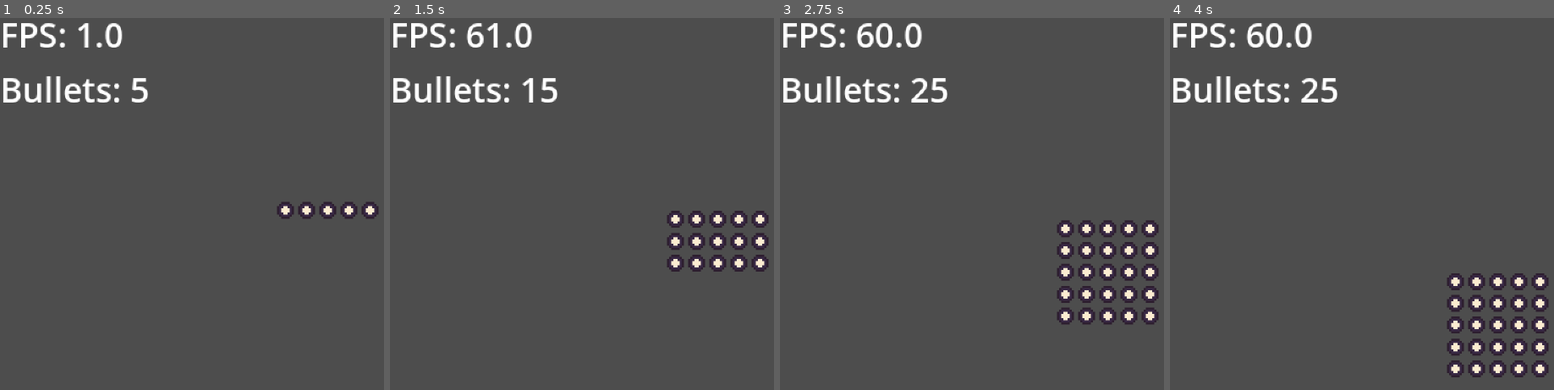
Above: before the commit, frames 1-4 (left to right).
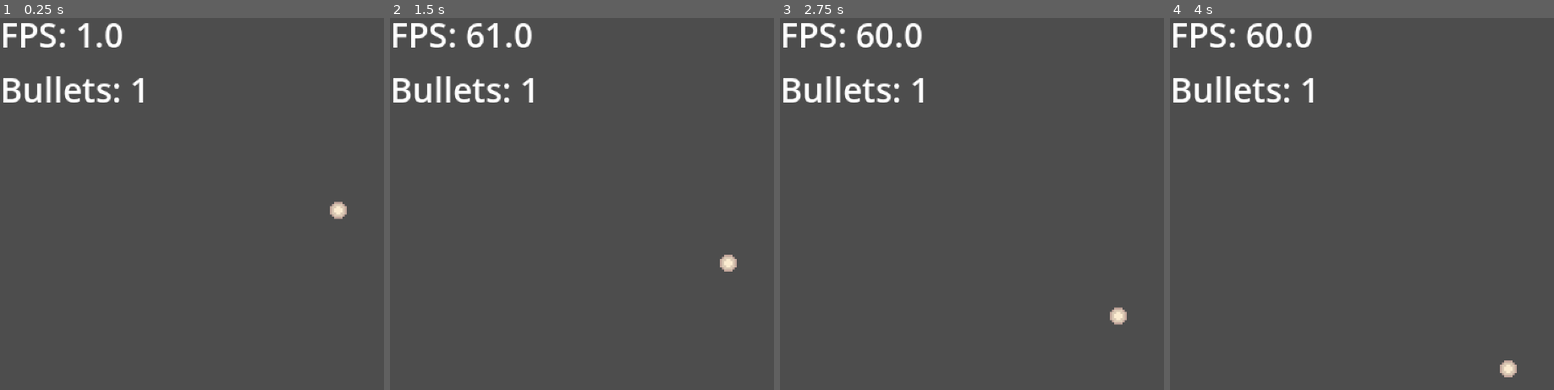
Above: after the commit, the same moments.

Repository: storkgreen25/Another-One-Bullet-Hell-Engine--Godot-
Game: Godot game, scene res://world.tscn
Same seed, same stepped clock (60 frames per second), same inputs: the game is played once before the commit and once after it.
Inputs:
- Up to frame 1 (0.25 s): no input
- Up to frame 2 (1.5 s): no input
- Up to frame 3 (2.75 s): no input
- Up to frame 4 (4 s): no input

The runs differ from the first frame. In frame 1, 1.0% of the frame differs, in the area x 34-99%, y 16-55%; in frame 2, 2.6%; in frame 3, 4.3%, in the area x 34-99%, y 16-83%; in frame 4, 4.3%.

Commit message:
Update world.tscn

Diff:
--- a/world.tscn
+++ b/world.tscn
@@ -1,25 +1,12 @@
-[gd_scene load_steps=8 format=3 uid="uid://bfcgkti04dtth"]
+[gd_scene load_steps=6 format=3 uid="uid://bfcgkti04dtth"]
 
 [ext_resource type="Script" uid="uid://boj1bnpwwnauk" path="res://world.gd" id="1_tlwt5"]
 [ext_resource type="Script" uid="uid://b2pn4boatm3ko" path="res://spawners/spawner_projectiles.gd" id="2_aqk2v"]
 [ext_resource type="Script" uid="uid://dwn3fd1taydem" path="res://spawners/spawner_projectiles_stats.gd" id="3_aqk2v"]
-[ext_resource type="Script" uid="uid://bdnw44xk5o1b5" path="res://projectiles/projectile_stats.gd" id="4_036b0"]
 [ext_resource type="PackedScene" uid="uid://wxd5xgcicofa" path="res://projectiles/default_bullet.tscn" id="5_036b0"]
-
-[sub_resource type="Resource" id="Resource_036b0"]
-script = ExtResource("4_036b0")
-speed = 20
-metadata/_custom_type_script = "uid://bdnw44xk5o1b5"
 
 [sub_resource type="Resource" id="Resource_aqk2v"]
 script = ExtResource("3_aqk2v")
-stats_override = true
-stats_new = SubResource("Resource_036b0")
-spawn_type = 4
-type_amount = 5
-type_gap = 10.0
-layers_amount = 5
-color = 8
 metadata/_custom_type_script = "uid://dwn3fd1taydem"
 
 [node name="World" type="Node2D"]
